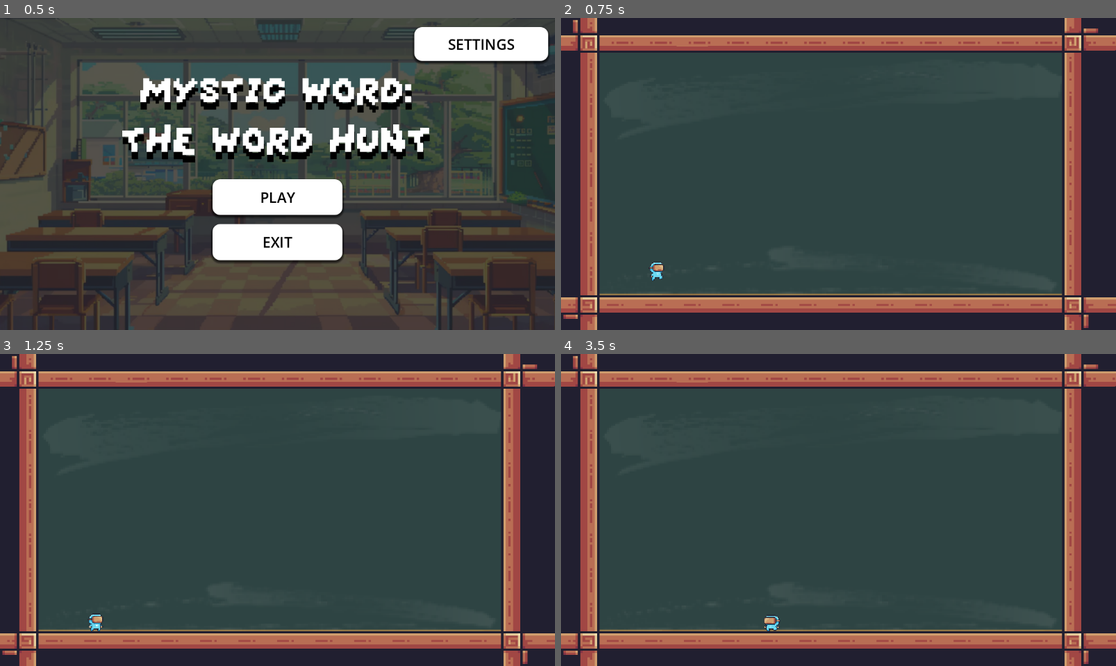
Above: before the commit, frames 1-4 (two rows, left to right).
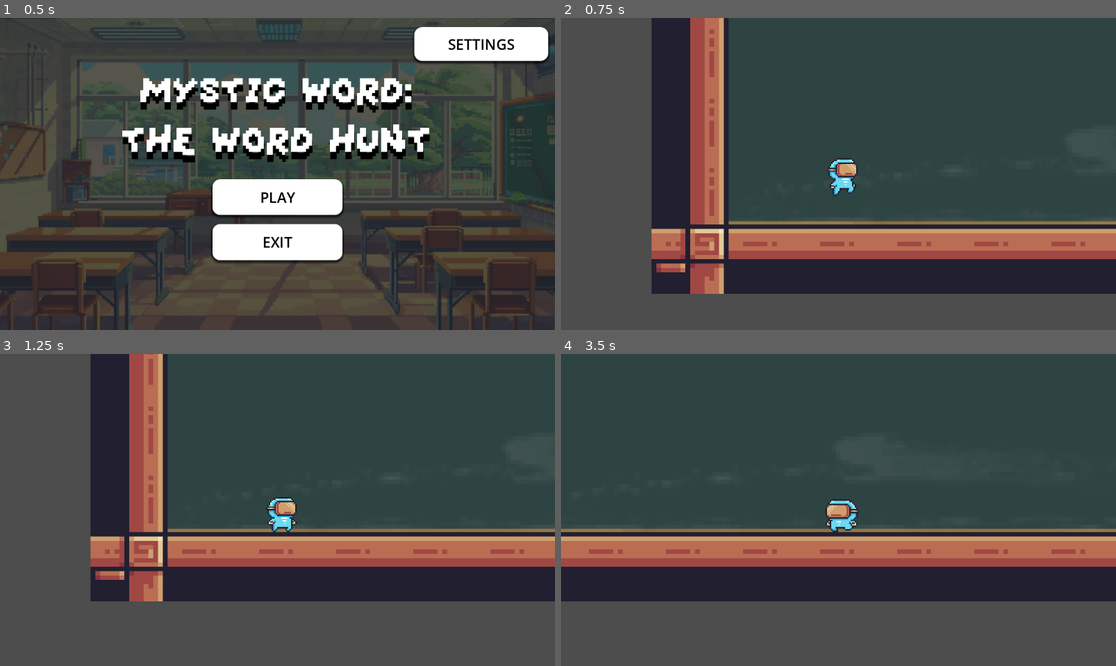
Above: after the commit, the same moments.

Repository: IsmaelCanseno/Mystic-Word--The-Words-Hunt
Game: Godot game, scene res://main_menu.tscn
Two runs of this game, one before a commit and one after it. Both use one fixed random seed, a clock stepped at 60 frames per second and the inputs below.
Inputs:
- Up to frame 1 (0.5 s): no input
- Up to frame 2 (0.75 s): click "PLAY" at 0.5 s
- Up to frame 3 (1.25 s): no input
- Up to frame 4 (3.5 s): hold D (right) 1.28-2.78 s; tap W (jump) at 1.52, 2.27 s; hold A (left) from 2.78 s (still down)

Frame 1 is identical in both runs. In frame 2, 65% of the frame differs, in the area x 0-100%, y 0-100%; in frame 3, 70%; in frame 4, 60%.

Commit message:
warm up level - camera 2d

Diff:
--- a/new-game-project/Scenes/warm up level.tscn
+++ b/new-game-project/Scenes/warm up level.tscn
@@ -189,3 +189,8 @@
 
 [node name="CharacterBody2D" parent="." instance=ExtResource("3_86d2b")]
 position = Vector2(198, 508)
+
+[node name="Camera2D" type="Camera2D" parent="CharacterBody2D"]
+position = Vector2(-0.799999, 0.666665)
+scale = Vector2(0.2, 0.222222)
+zoom = Vector2(2, 2)
